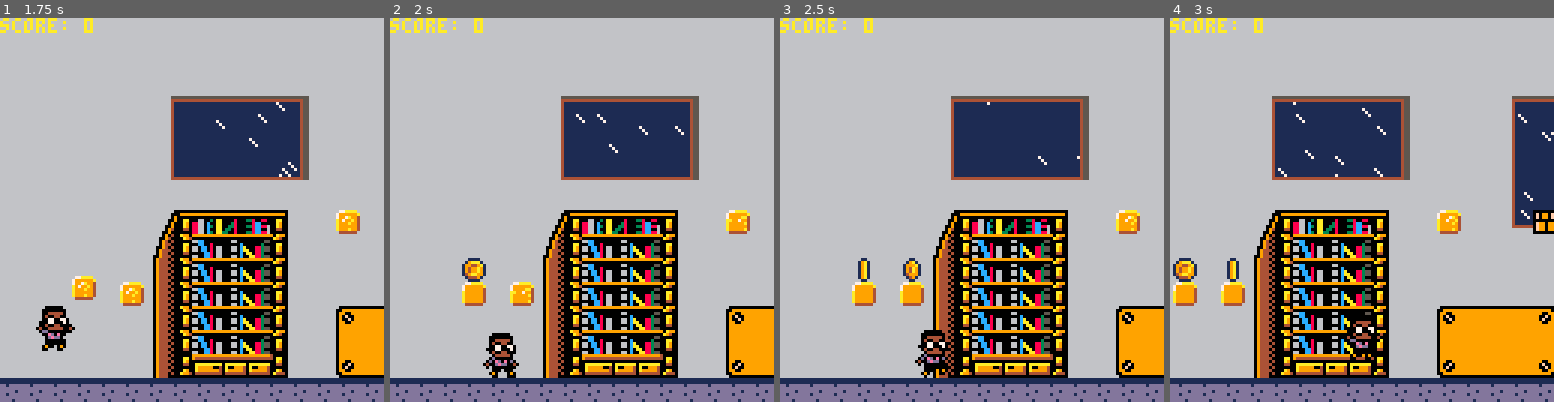
Above: before the commit, frames 1-4 (left to right).
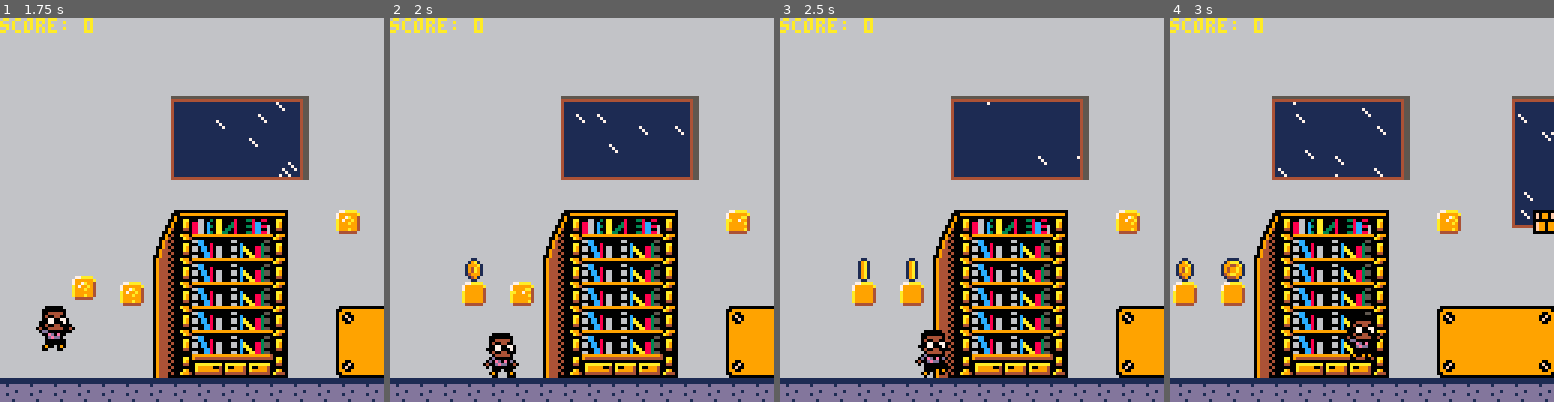
Above: after the commit, the same moments.

Repository: cwrightlibrary/pico-8
Game: PICO-8 cartridge library_game/carts/library-game.p8
Two runs of this game, one before a commit and one after it. Both use one fixed random seed, a clock stepped at 60 frames per second and the inputs below.
Inputs:
- Up to frame 1 (1.75 s): tap X (X key) at 0.33, 1.07 s; tap O (Z key) at 0.7, 1.7 s; hold Right from 1.6 s (still down)
- Up to frame 2 (2 s): keep holding Right; tap X (X key) at 1.85 s
- Up to frame 3 (2.5 s): release Right at 2.1 s; tap O (Z key) at 2.1 s; hold Right from 2.47 s (still down)
- Up to frame 4 (3 s): keep holding Right; tap O (Z key) at 2.5, 2.9 s; tap X (X key) at 2.97 s

Frame 1 is identical in both runs. In frame 2, 0.3% of the frame differs, in the area x 18-25%, y 62-69%; in frame 3, 0.1%; in frame 4, 0.5%, in the area x 0-20%, y 62-69%.

Commit message:
Add files via upload

Diff:
--- a/library_game/carts/library-game.p8
+++ b/library_game/carts/library-game.p8
@@ -467,6 +467,7 @@
 function q_brick_update()
  if #q_brick_index!=0 then
   for q_brick in all(q_brick_index) do
+   --animation
    if not q_brick.run
    and not q_brick.fin then
     q_brick.sp+=.15
@@ -480,6 +481,7 @@
    and q_brick.fin then
     q_brick.sp=155
    end
+   --update
    if object_collide(p.x,p.y+1,p.x+p.w,p.y+1+p.h-2,q_brick.x*8,(q_brick.y*8)+8,q_brick.x*8+q_brick.w,(q_brick.y*8)+9)
    and p.jumping
    and not q_brick.fin then
@@ -490,30 +492,45 @@
    end
    if q_brick.hit
    and not q_brick.run then
-    if q_brick.start_height<q_brick.max_height then
+    if q_brick.start_height<q_brick.max_height/2 then
      if time()-q_brick.anim>.001 then
       q_brick.anim=time()
       q_brick.start_height+=.15
       q_brick.y-=.15
+     end
+    elseif q_brick.start_height<q_brick.max_height/6 then
+     if time()-q_brick.anim>.001 then
+      q_brick.anim=time()
+      q_brick.start_height+=.08
+      q_brick.y-=.08
+     end
+    else
+     if time()-q_brick.anim>.001 then
+      q_brick.anim=time()
+      q_brick.start_height+=.02
+      q_brick.y-=.02
       q_brick.run=true
      end
     end
    elseif q_brick.run then
-    if q_brick.hold<2 then
-     q_brick.hold+=.25
+    if q_brick.y-q_brick.return_height>.1 then
+     if time()-q_brick.anim>.001 then
+      q_brick.anim=time()
+      q_brick.y+=.15
+     end
+    elseif q_brick.start_height>=q_brick.max_height
+    and q_brick.y-q_brick.return_height>.02 then
+     q_brick.fin=true
+     if time()-q_brick.anim>.001 then
+      q_brick.anim=time()
+      q_brick.y+=01
+     end
     else
-     if q_brick.y-q_brick.return_height>.1 then
-      if time()-q_brick.anim>.001 then
-       q_brick.anim=time()
-       q_brick.y+=.15
-      end
-     else
-      q_brick.fin=true
-      q_brick.y=q_brick.return_height
-      if not q_brick.added_coin then
-       add_object('coin',q_brick.x,q_brick.y-1,8,8)
-       q_brick.added_coin=true
-      end
+     q_brick.fin=true
+     q_brick.y=q_brick.return_height
+     if not q_brick.added_coin then
+      add_object('coin',q_brick.x,q_brick.y-1,8,8)
+      q_brick.added_coin=true
      end
     end
    end
@@ -714,7 +731,7 @@
    fin=false,
    return_height=objy,
    start_height=0,
-   max_height=4/8,
+   max_height=6/8,
    hit=false,
    added_coin=false
   }
